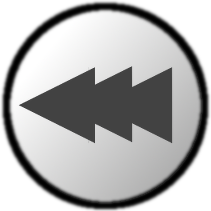
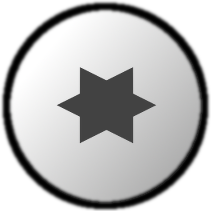
Revision of a layered (211, 211) image; what changed, layer by layer:
hid "Copie de Copie de Copie de STOP #2" over [18, 66, 173, 144]
added layer "START" above "Copie de Copie de Copie de STOP #1" over [55, 66, 158, 144]
